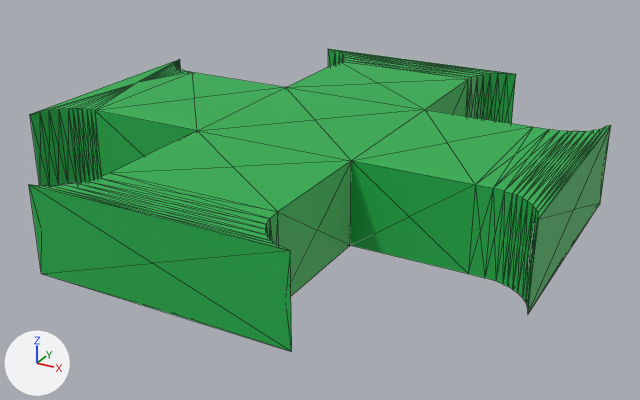
Renders of the glTF model front-end/public/assets/models/vaisseau_heal.glb from each side of a commit.
Camera for both pictures: a 50 mm lens placed at (9.88, -17.7, 8.78), pointed at (0.31, -0.3, 0.08). Lighting does not change. The marker at lower left points along +X, +Y and +Z. Mesh edges are drawn as thin lines.

Before the edit, the objects in view are built like this:
```python
me_cube_001 = bpy.data.meshes.new('Cube.001')
me_cube_001.from_pydata(...)  # 312 vertices, 620 faces; spans x -6.27..6.3, y -6.25..6.24, z -0.03..2.03
me_cube_001.materials.append(mat_material_001)  # picture img_vertdegueu
ob_cube_001 = bpy.data.objects.new('Cube.001', me_cube_001)
ob_cube_001.location = (0.0, 0.0, 0.0)
```
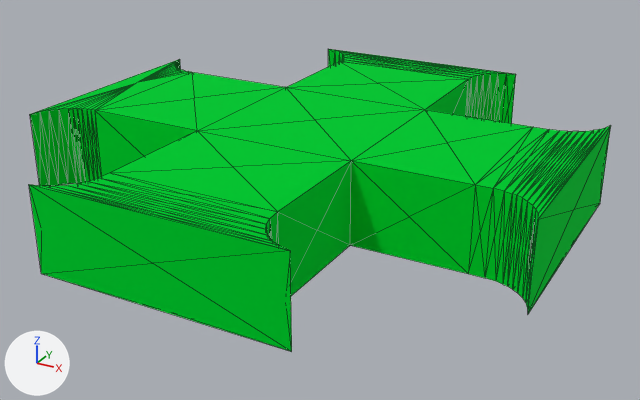
Boxes (x1, y1, x2, y2) around the edits, measured in the pictures (640 x 400 px):
'Cube.001', recoloured
    both: (29, 49, 611, 352)

The change, as a list of edits to the scene's bpy script:
```text
Add mat_matériau:
    mat_matériau = principled_material('Matériau')
    mat_matériau.base_color = (0.0, 0.802, 0.0651)  # green #00e748
    mat_matériau.metallic = 1.0
    mat_matériau.roughness = 1.0
Change me_cube_001:
    where me_cube_001.from_pydata(...)  # 312 vertices, 620 faces; spans x -6.27..6.3, y -6.25..6.24, z -0.03..2.03
    remove me_cube_001.materials.append(mat_material_001)  # picture img_vertdegueu
    add me_cube_001.materials.append(mat_matériau)  # green #00e748
```
